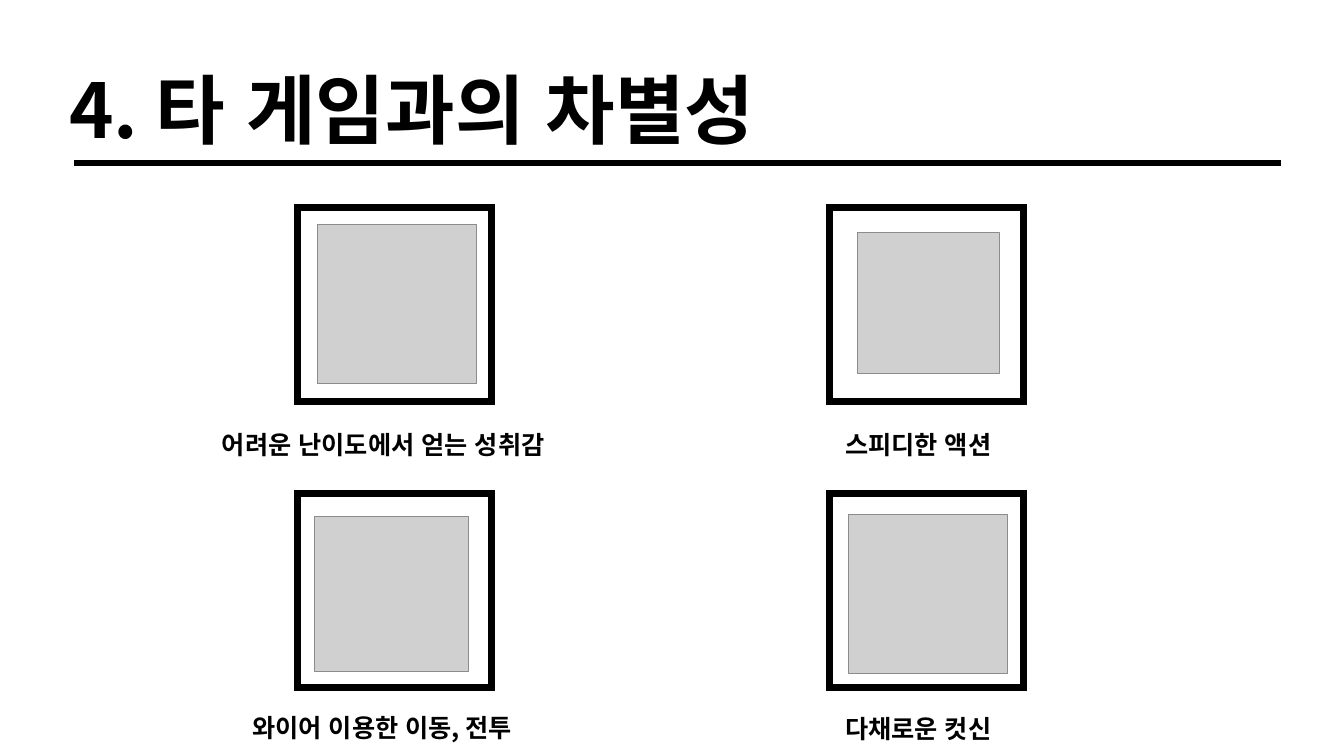
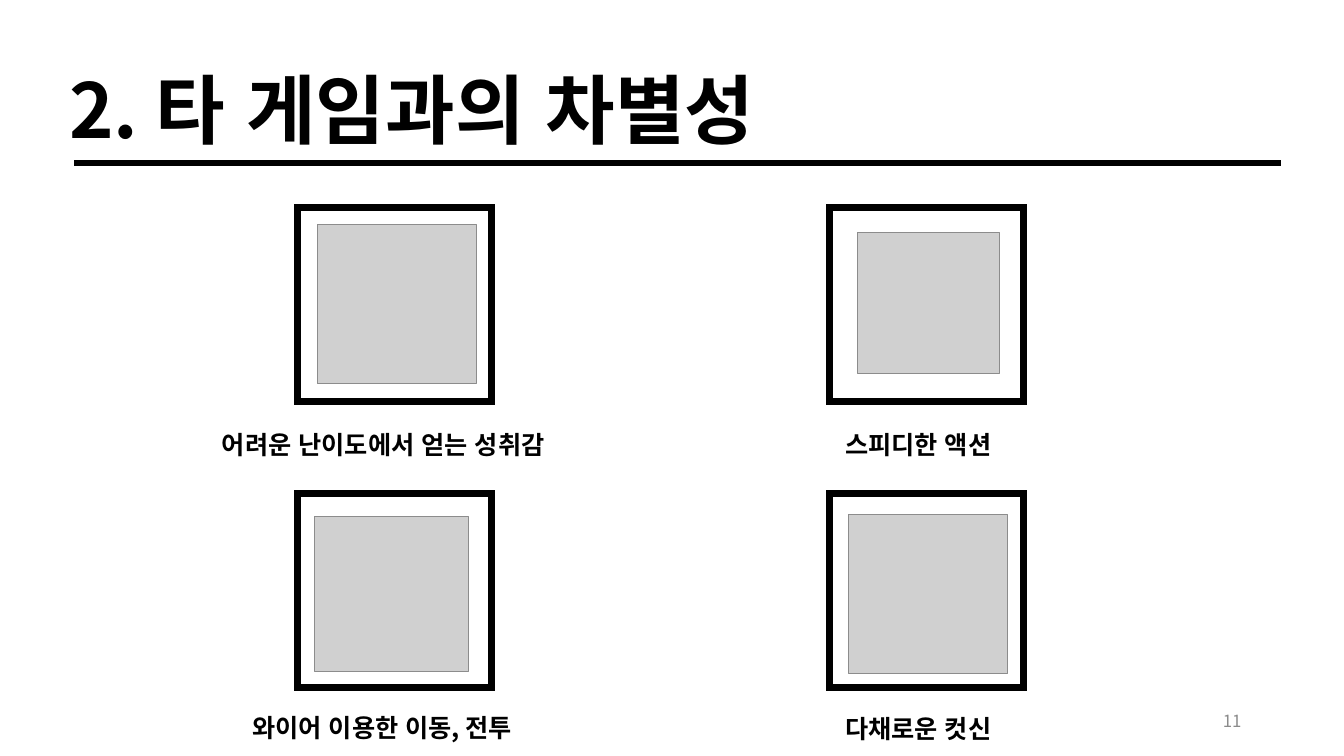
Before and after one commit to taeho-choi/wire-hunter, a slide deck: slide 11 of 문서/기획/기획발표자료.pptx (slide 13 before the commit). Drawn at 1344x756 pixels with LibreOffice and Linux fonts; fonts in the diff are those of the drawing; grey boxes stand for pictures. Boxes give left, top, right and bottom in pixels: in the first picture for what was removed or moved away, otherwise in the second. Text is boxed around its words. In the diff, an @@ line names an element or a change of style, - is before the commit and + after.

```diff
--- a/문서/기획/기획발표자료.pptx
+++ b/문서/기획/기획발표자료.pptx
@@ text at [69,74,755,145]: text changed @@
-4. 타 게임과의 차별성
+2. 타 게임과의 차별성
@@ page number added at [1223,715,1242,727], 12 pt, text #8C8C8C @@
+11
```
Also in this commit, not shown: 16 other slides changed, 1 slide added.
